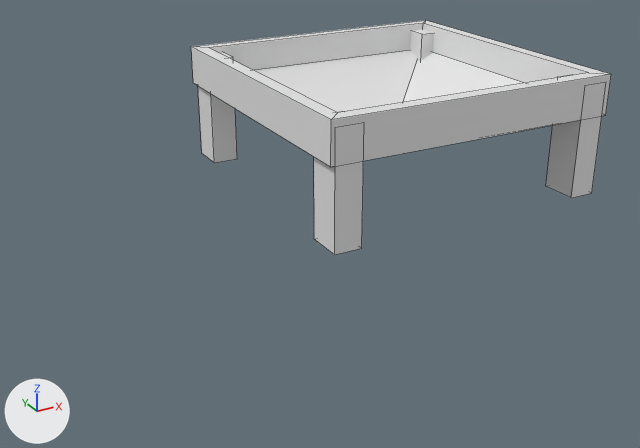
The Blender file src/main/resources/assets/projectsteam_crafting/objmodels/mechanical_sieve.blend as it was, and as the next commit left it.
Camera for both pictures: a camera (50 mm lens) standing at (-1.1, -2.95, 1.68) and looking at (0.31, -0.38, 0.4). Every picture has the same lights, and +X, +Y and +Z are marked at lower left. Mesh edges are drawn as thin lines.

The first picture shows 'sieve_hopper'.
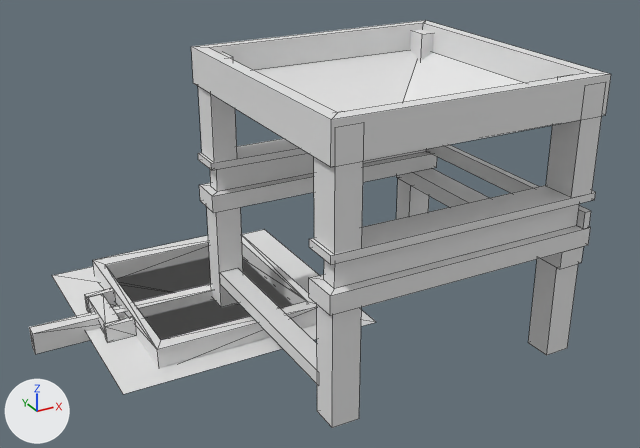
What differs and where, as boxes (x1, y1, x2, y2) in the pictures (640 x 448 px):
'base', shown: after (198, 139, 596, 428)
'hopper_plane', shown: after (52, 230, 376, 394)
'sieve', shown: after (84, 235, 317, 368)
'arm', shown: after (29, 284, 214, 354)
'sieve.001', shown: after (116, 259, 292, 338)

Patch to the scene script:
```diff
--- a/src/main/resources/assets/projectsteam_crafting/objmodels/mechanical_sieve.blend.py
+++ b/src/main/resources/assets/projectsteam_crafting/objmodels/mechanical_sieve.blend.py
@@ ob_base @@
 ob_base.scale = (0.5, 0.5, 0.5)
-ob_base.hide_set(True)
@@ ob_arm @@
 ob_arm.scale = (0.5, 0.5, 0.5)
-ob_arm.hide_set(True)
@@ ob_sieve_001 @@
 ob_sieve_001.scale = (0.295, 0.346, 0.298)
-ob_sieve_001.hide_set(True)
@@ ob_sieve @@
 ob_sieve.scale = (0.5, 0.5, 0.5)
-ob_sieve.hide_set(True)
@@ ob_hopper_plane @@
 ob_hopper_plane.location = (0.0, 0.0, 0.0)
-ob_hopper_plane.scale = (0.5, 0.5, 0.5)
-ob_hopper_plane.hide_set(True)
+ob_hopper_plane.scale = (0.49, 0.49, 0.49)
```
